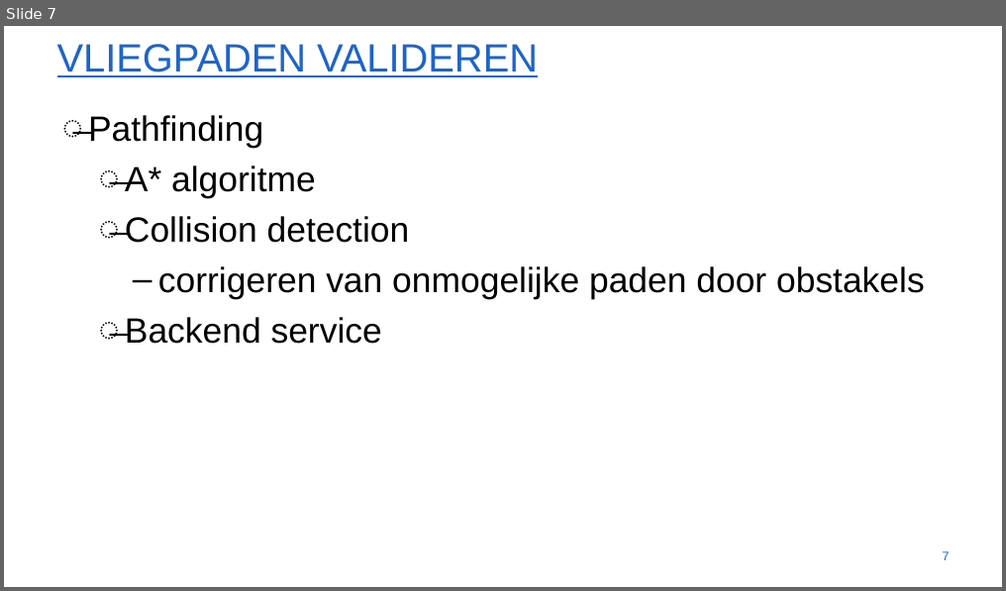
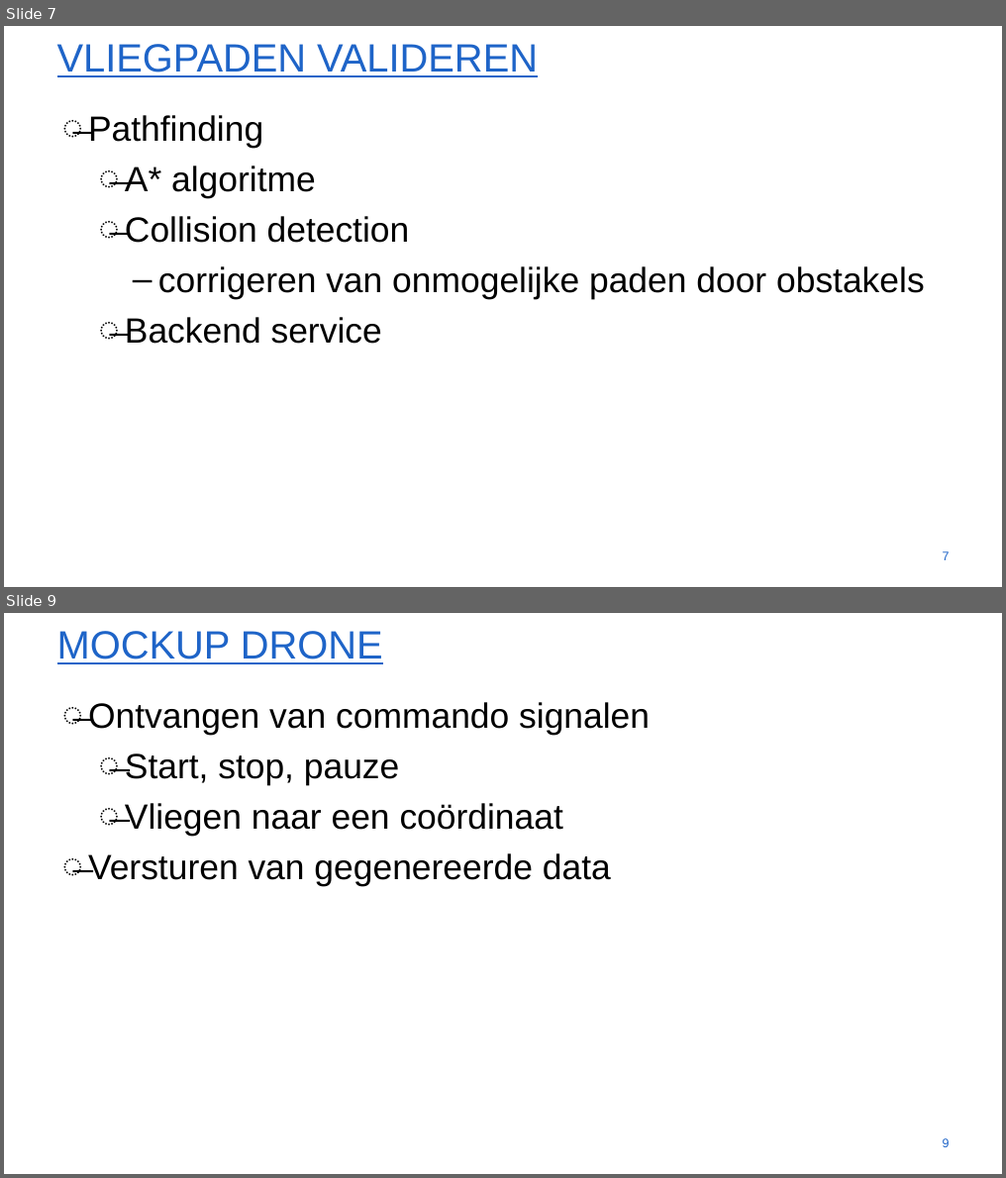
Before and after one commit to WouterStemgee/inventory-management-system-autonomous-drones, a slide deck: presentaties/PresentatieSprint2.pptx. Shown one above the other, each under a label of ours: slide 7 before the commit, slides 7 and 9 after it; the slides between them are not shown. The pictures are 1006x591 and 1006x1178 pixels, drawn with LibreOffice and Linux fonts; fonts in the diff are those of the drawing; background and template pictures are left out. Boxes give left, top, right and bottom in pixels: in the first picture for what was removed or moved away, otherwise in the second. Text is boxed around its words. In the diff, an @@ line names an element or a change of style, - is before the commit and + after.

```diff
--- a/presentaties/PresentatieSprint2.pptx
+++ b/presentaties/PresentatieSprint2.pptx
@@ slide 9 added at box(4, 613, 1002, 1174), background #FFFFFF @@
@@ title added at box(57, 631, 383, 664), 54 pt, text #1E64C8, underline @@
+MOCKUP DRONE
@@ text added at box(88, 702, 649, 886), 48 pt, text #000000 @@
+̶ Ontvangen van commando signalen
+  ̶ Start, stop, pauze
+  ̶ Vliegen naar een coördinaat
+̶ Versturen van gegenereerde data
@@ page number added at box(943, 1139, 949, 1148), 17.1 pt, text #1E64C8 @@
+9
```
Also in this commit, not shown: 2 slides changed, 1 slide removed, 2 other files.
